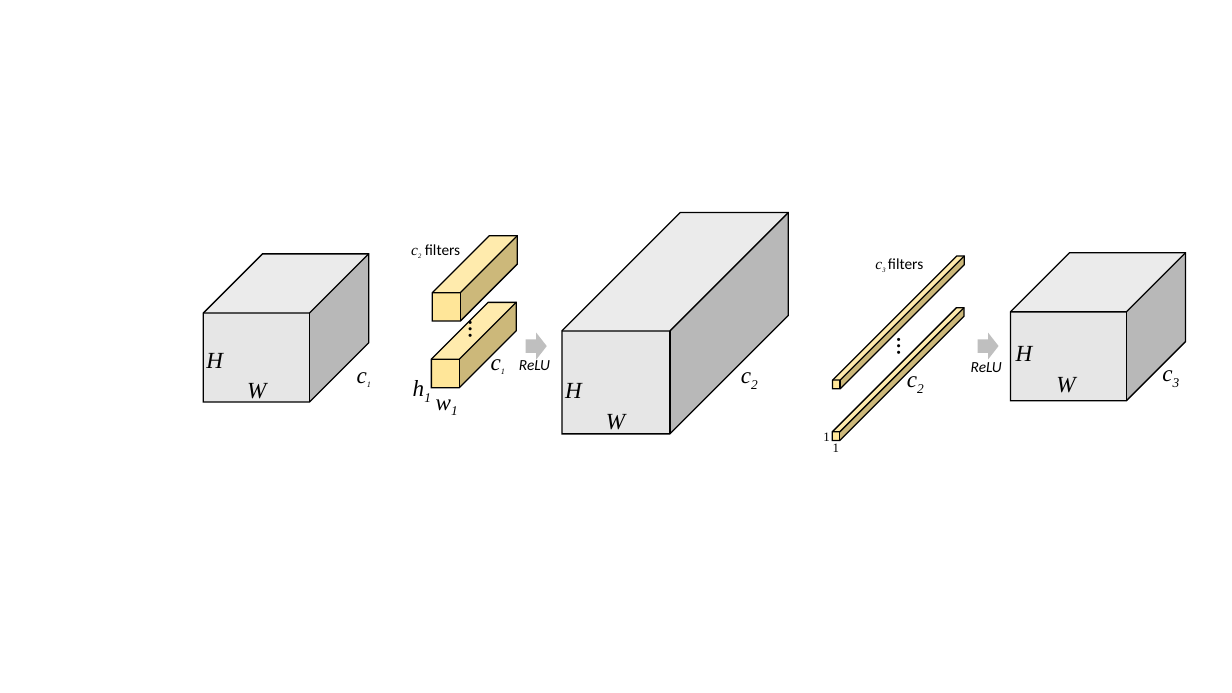
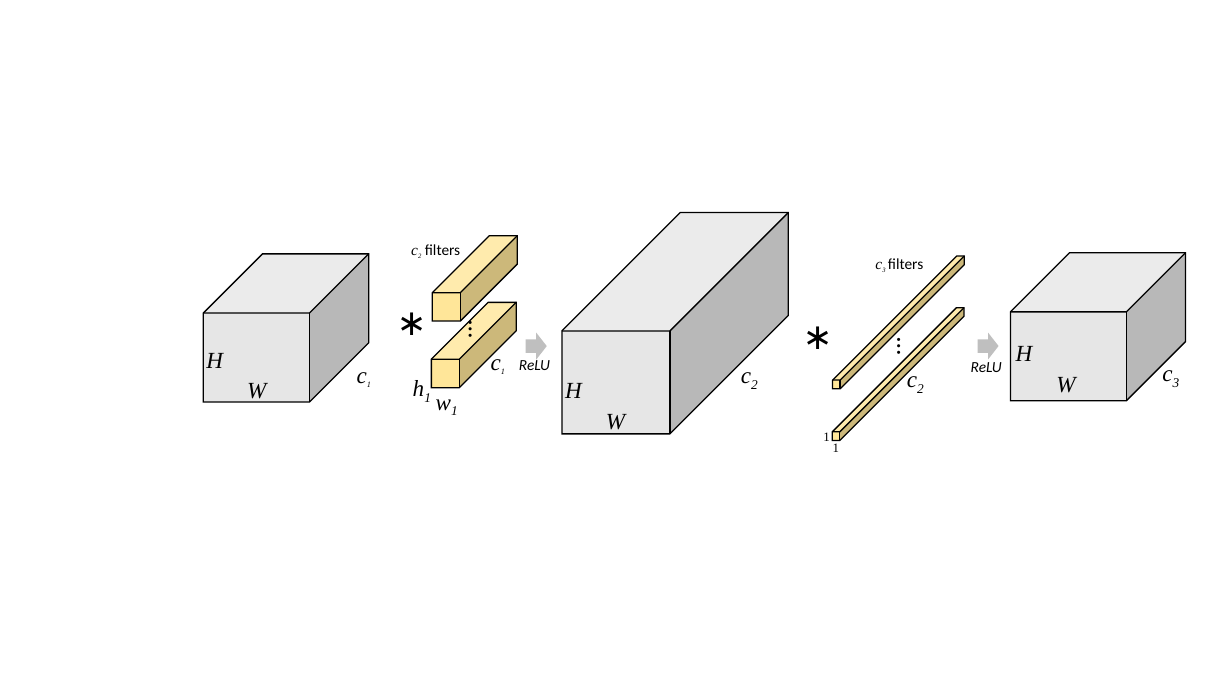
Before and after one commit to yanii/phd-thesis, a slide deck: slide 4 of Figs/Vector/groupfig.pptx. Drawn at 1232x693 pixels with LibreOffice and Linux fonts; fonts in the diff are those of the drawing; background and template pictures are left out. Boxes give left, top, right and bottom in pixels: in the first picture for what was removed or moved away, otherwise in the second. Text is boxed around its words. In the diff, an @@ line names an element or a change of style, - is before the commit and + after.

```diff
--- a/Figs/Vector/groupfig.pptx
+++ b/Figs/Vector/groupfig.pptx
@@ text added at (388,295,424,348), 28 pt, text #000000 @@
+∗
@@ text added at (794,310,830,362), 28 pt, text #000000 @@
+∗
```
Also in this commit, not shown: 20 other slides changed.
